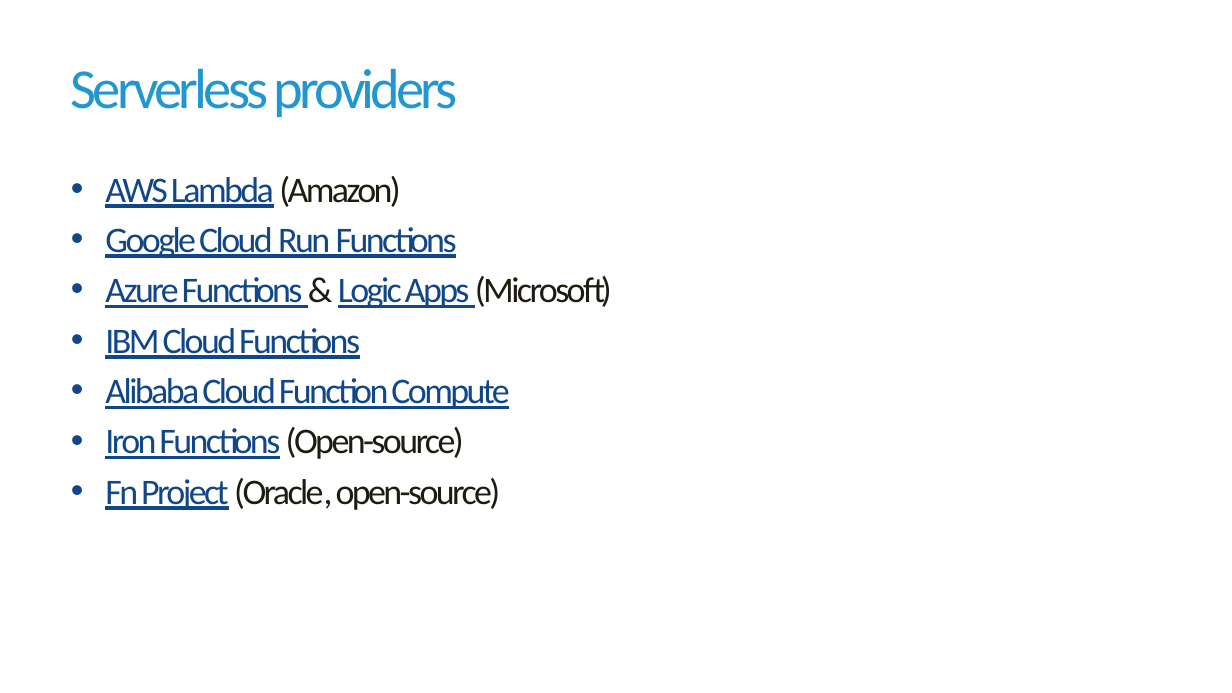
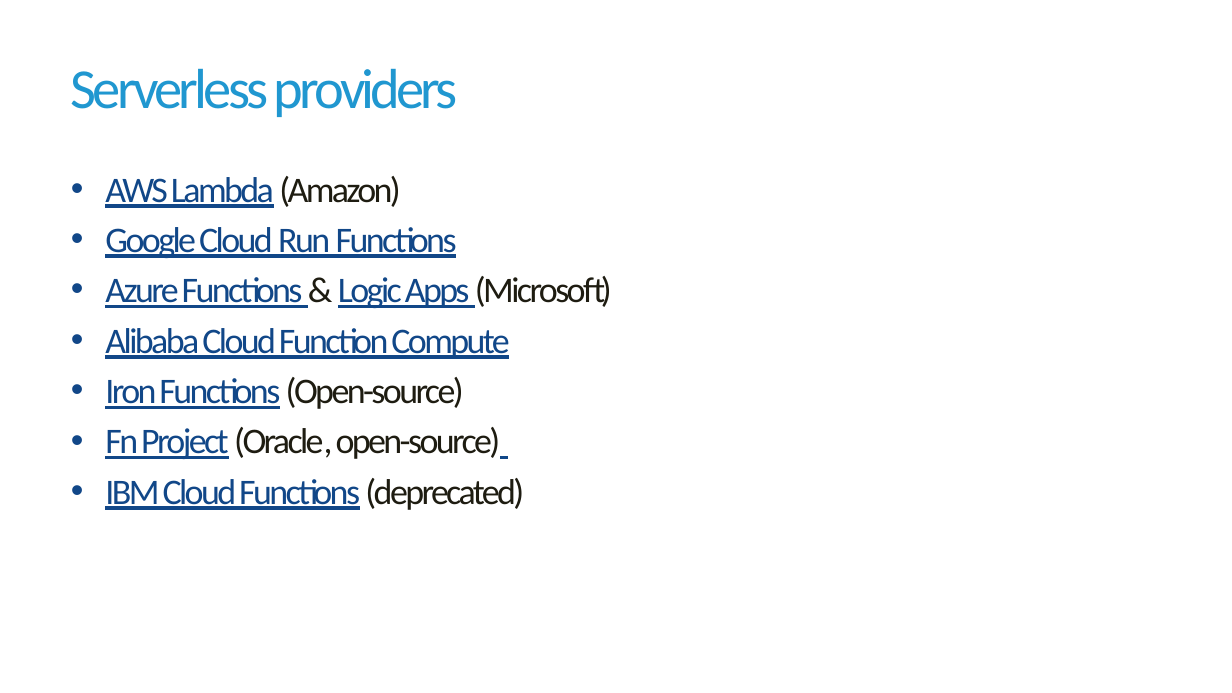
Before and after one commit to havit/CloudApplicationsDevelopment, a slide deck: slide 6 of Lab7-Serverless/Serverless-computing.pptx. Drawn at 1232x693 pixels with LibreOffice and Linux fonts; fonts in the diff are those of the drawing; background and template pictures are left out. Boxes give left, top, right and bottom in pixels: in the first picture for what was removed or moved away, otherwise in the second. Text is boxed around its words. In the diff, an @@ line names an element or a change of style, - is before the commit and + after.

```diff
--- a/Lab7-Serverless/Serverless-computing.pptx
+++ b/Lab7-Serverless/Serverless-computing.pptx
@@ text at [105,328,360,359]: paragraph removed @@
-• IBM Cloud Functions
@@ text at [105,478,524,510]: paragraph added @@
+• IBM Cloud Functions (deprecated)
```
Also in this commit, not shown: 5 other slides changed, 1 other file.
